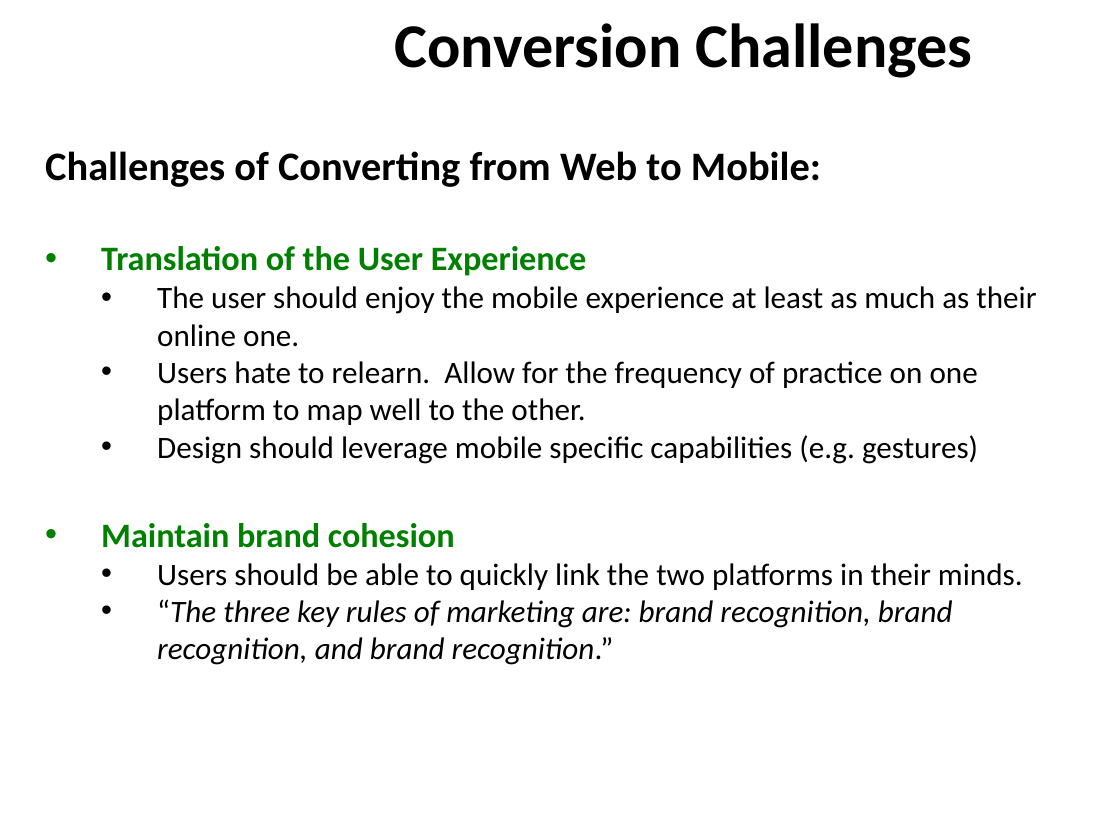
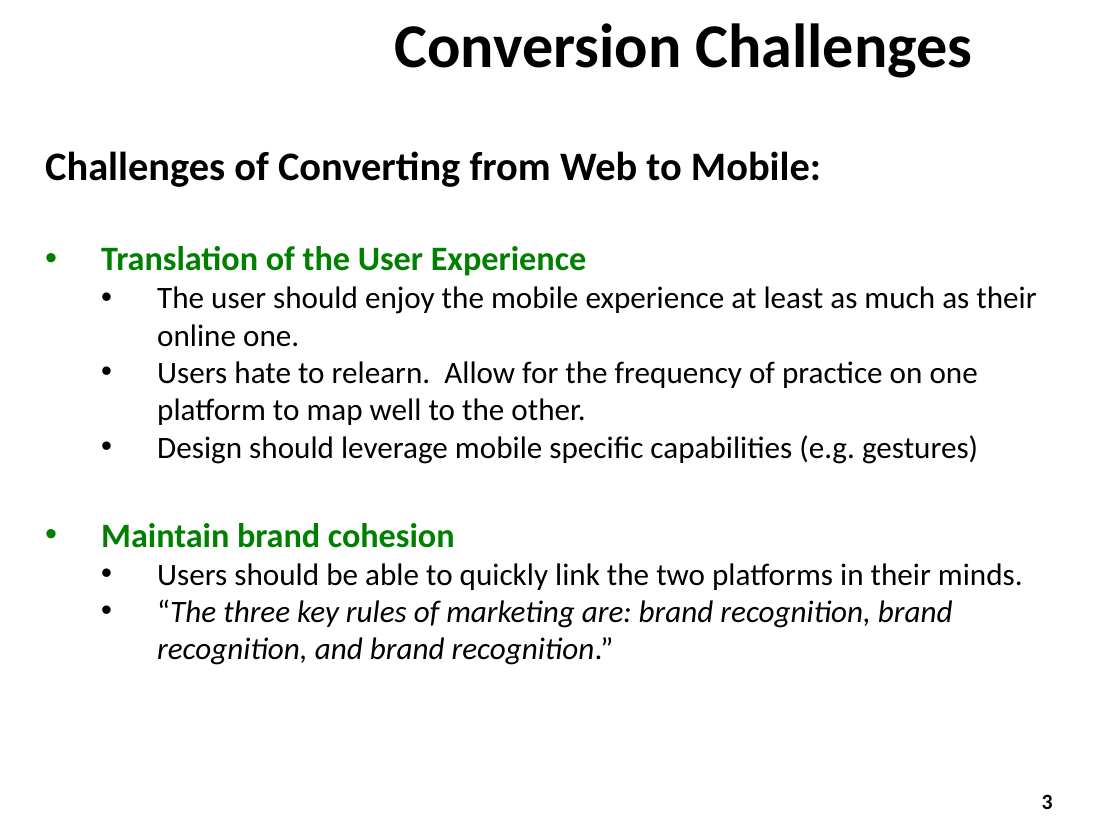
Before and after one commit to ZaydH/CS235, a slide deck: slide 3 of Final_Project/Presentation/CS235 - Team Thundercats - Final Project Presentation.pptx. Drawn at 1120x840 pixels with LibreOffice and Linux fonts; fonts in the diff are those of the drawing; background and template pictures are left out. Boxes give left, top, right and bottom in pixels: in the first picture for what was removed or moved away, otherwise in the second. Text is boxed around its words. In the diff, an @@ line names an element or a change of style, - is before the commit and + after.

```diff
--- a/Final_Project/Presentation/CS235 - Team Thundercats - Final Project Presentation.pptx
+++ b/Final_Project/Presentation/CS235 - Team Thundercats - Final Project Presentation.pptx
@@ page number added at [1042,794,1053,809], 14 pt, text #000000 @@
+3
```
Also in this commit, not shown: 3 other slides changed, 1 other file.
